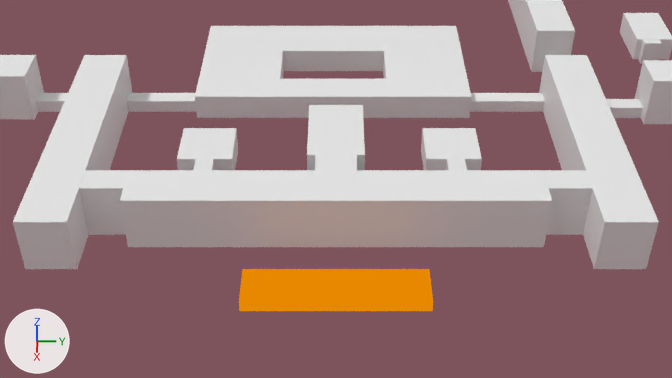
The Blender file Media/3d_models/Main.blend as it was, and as the next commit left it.
Camera for both pictures: the file's camera 'Camera'. Every picture has the same lights, and +X, +Y and +Z are marked at lower left.

Objects in the first picture: 'Куб', 'Куб.001', 'Куб.002', 'Куб.008', 'Куб.009', 'Куб.010', 'Куб.013', 'Куб.014', 'Куб.017', 'Куб.018', 'Куб.020', 'Куб.022', 'Куб.024', 'Куб.025', 'Плоскость'.
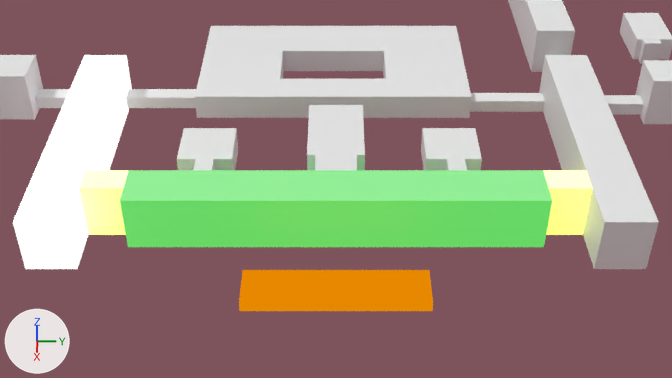
Location of each change, (x1, y1, x2, y2) in pixels of the pictures (672 x 378 px):
'Куб.001', recoloured (white to green)
    both: (120, 170, 552, 247)
'Куб.009', recoloured
    both: (13, 55, 132, 269)
'Куб', moved, rescaled
    before: (239, 269, 433, 311)
    after: (239, 270, 433, 311)
'Куб.008', recoloured
    both: (79, 170, 129, 235)
'Куб.017', recoloured
    both: (543, 170, 593, 235)
'Куб.018', moved
    before: (127, 93, 196, 112)
    after: (126, 89, 196, 108)
'Куб.020', moved
    before: (606, 99, 643, 118)
    after: (604, 95, 644, 115)
'Куб.022', moved
    before: (36, 93, 68, 112)
    after: (35, 89, 70, 108)

Patch to the scene script:
```diff
--- a/Media/3d_models/Main.blend.py
+++ b/Media/3d_models/Main.blend.py
@@ mat_материал_005 @@
+mat_материал_005 = principled_material('Материал.005')
+mat_материал_005.base_color = (0.8, 0.8, 0.8)  # white #e7e7e7
+mat_материал_005.emission_color = (0.939, 1.0, 0.0185)  # yellow #f8ff25
+mat_материал_005.emission_strength = 1.0
@@ mat_материал_006 @@
+mat_материал_006 = principled_material('Материал.006')
+mat_материал_006.base_color = (0.8, 0.8, 0.8)  # white #e7e7e7
+mat_материал_006.emission_color = (0.883, 0.883, 0.883)  # white #f1f1f1
+mat_материал_006.emission_strength = 1.0
@@ mat_материал_004 @@
+mat_материал_004 = principled_material('Материал.004')
+mat_материал_004.base_color = (0.8, 0.8, 0.8)  # white #e7e7e7
+mat_материал_004.emission_color = (0.939, 1.0, 0.0185)  # yellow #f8ff25
+mat_материал_004.emission_strength = 1.0
@@ mat_материал_003 @@
+mat_материал_003 = principled_material('Материал.003')
+mat_материал_003.base_color = (0.27, 0.27, 0.27)  # grey #8e8e8e
+mat_материал_003.emission_color = (0.0246, 0.589, 0.0385)  # green #2bca37
+mat_материал_003.emission_strength = 1.0
@@ me_куб_001 @@
 me_куб_001.from_pydata(...)  # 8 vertices, 6 faces; spans x -1.0..1.0, y -1.0..1.0, z -1.0..1.0
+me_куб_001.materials.append(mat_материал_003)  # grey #8e8e8e
@@ me_куб_008 @@
 me_куб_008.from_pydata(...)  # 8 vertices, 6 faces; spans x -1.0..1.0, y -1.0..1.0, z -1.0..1.0
+me_куб_008.materials.append(mat_материал_004)  # white #e7e7e7
@@ me_куб_009 @@
 me_куб_009.from_pydata(...)  # 8 vertices, 6 faces; spans x -1.0..1.0, y -1.0..1.0, z -1.0..1.0
+me_куб_009.materials.append(mat_материал_006)  # white #e7e7e7
@@ me_куб_018 @@
 me_куб_018.from_pydata(...)  # 8 vertices, 6 faces; spans x -1.0..1.0, y -1.0..1.0, z -1.0..1.0
+me_куб_018.materials.append(mat_материал_005)  # white #e7e7e7
@@ ob_куб_020 @@
 ob_куб_020 = bpy.data.objects.new('Куб.020', me_куб_021)
-ob_куб_020.location = (23.69, 22.46, 0.5)
+ob_куб_020.location = (23.69, 22.46, 0.85)
 ob_куб_020.scale = (0.65, 2.17, 0.5)
@@ ob_куб_022 @@
 ob_куб_022 = bpy.data.objects.new('Куб.022', me_куб_023)
-ob_куб_022.location = (22.74, -23.25, 0.5)
+ob_куб_022.location = (22.74, -23.25, 0.85)
 ob_куб_022.scale = (0.65, 2.87, 0.5)
@@ ob_куб @@
 ob_куб = bpy.data.objects.new('Куб', me_куб)
-ob_куб.location = (44.71, 0.0, 0.4)
-ob_куб.scale = (1.5, 6.0, 0.4)
+ob_куб.location = (44.71, 0.0, 0.36)
+ob_куб.scale = (1.5, 6.0, 0.36)
@@ ob_куб_018 @@
 ob_куб_018 = bpy.data.objects.new('Куб.018', me_куб_019)
-ob_куб_018.location = (22.74, -14.05, 0.5)
+ob_куб_018.location = (22.74, -14.05, 0.85)
 ob_куб_018.scale = (0.65, 2.87, 0.5)
```
